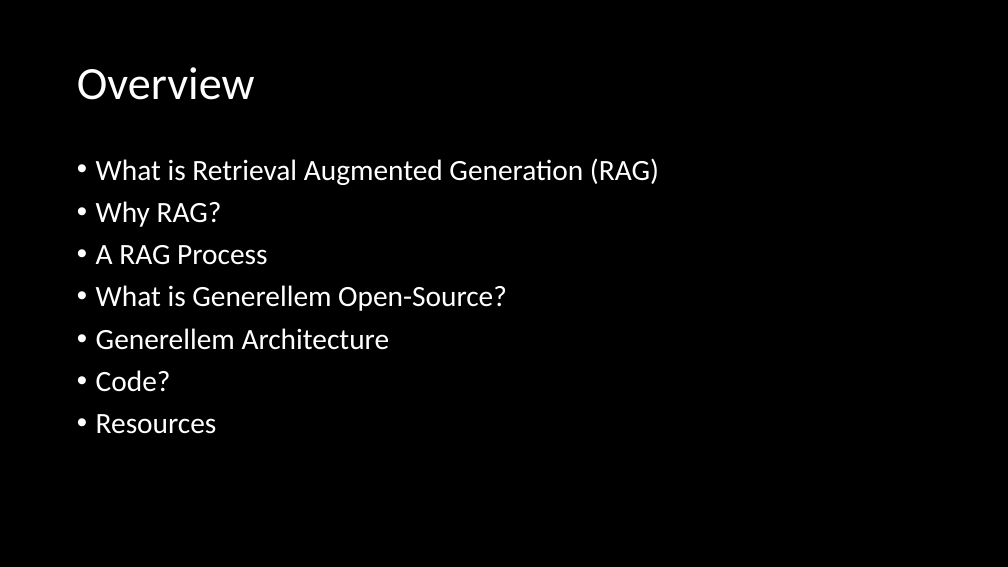
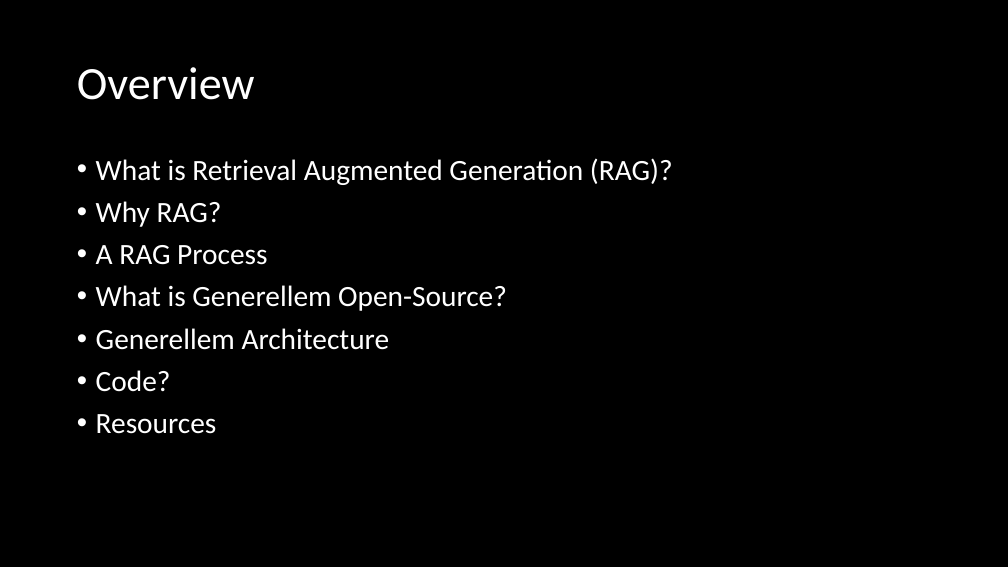
Before and after one commit to JoeAtGenerellem/generellem, a slide deck: slide 2 of Documentation/AcronymSoup.pptx. Drawn at 1008x567 pixels with LibreOffice and Linux fonts; fonts in the diff are those of the drawing; background and template pictures are left out. Boxes give left, top, right and bottom in pixels: in the first picture for what was removed or moved away, otherwise in the second. Text is boxed around its words. In the diff, an @@ line names an element or a change of style, - is before the commit and + after.

```diff
--- a/Documentation/AcronymSoup.pptx
+++ b/Documentation/AcronymSoup.pptx
@@ text at box(96, 158, 673, 185): text changed @@
-• What is Retrieval Augmented Generation (RAG)
+• What is Retrieval Augmented Generation (RAG)?
```
Also in this commit, not shown: 1 other slide changed, 2 other files.
